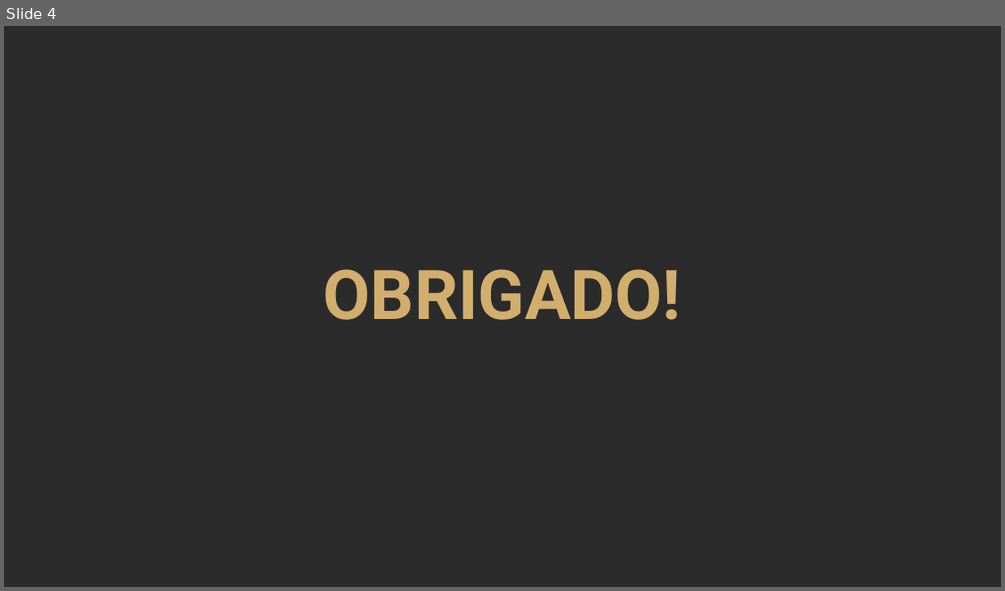
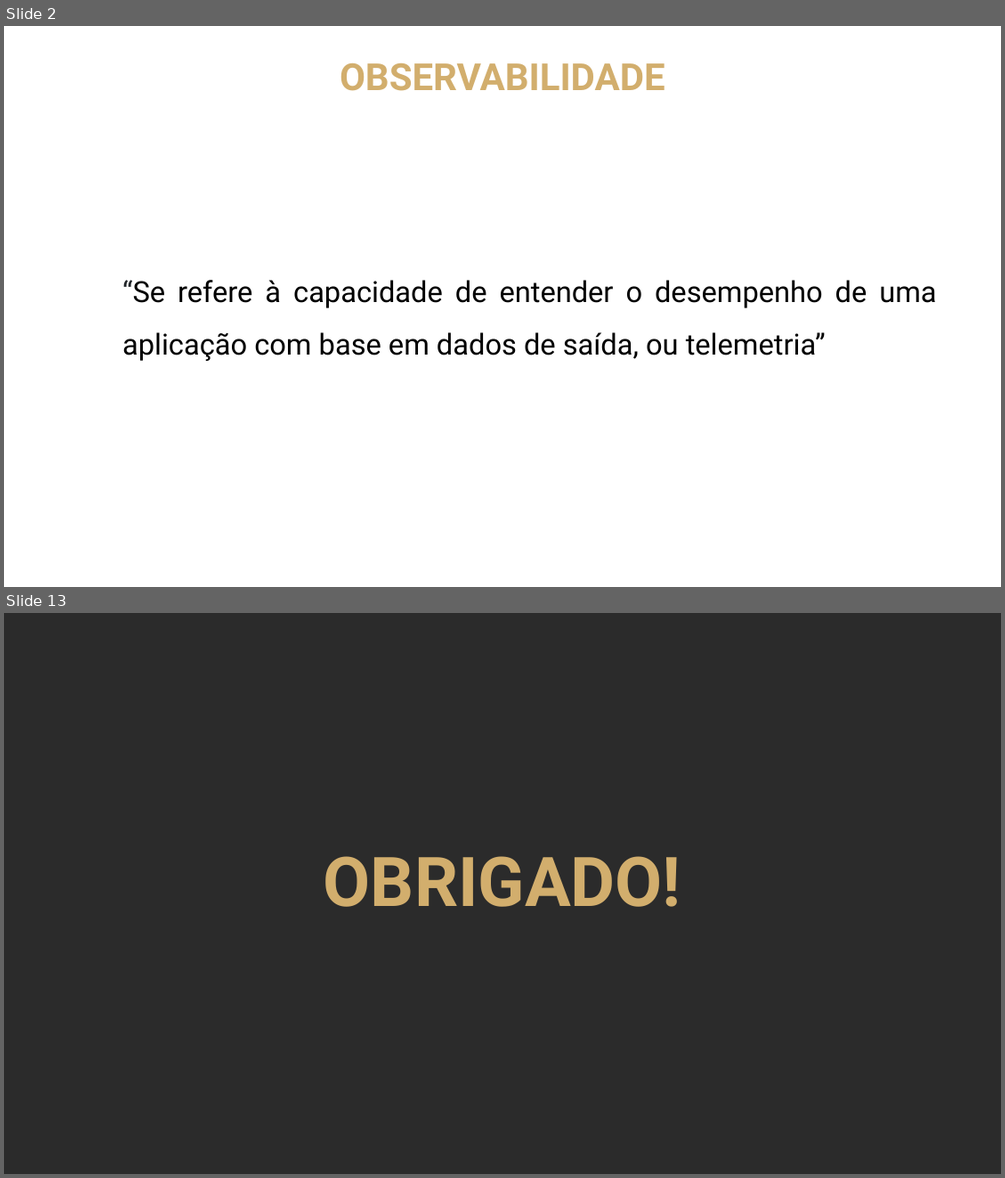
Before and after one commit to MicaelCosta/Observability, a slide deck: infra/template_apresentacao_autoware.pptx. Shown one above the other, each under a label of ours: slide 4 before the commit, slides 2 and 13 after it; the slides between them are not shown. The pictures are 1005x591 and 1005x1178 pixels, drawn with LibreOffice and Linux fonts; fonts in the diff are those of the drawing; background and template pictures are left out; a plain dark background stands for a picture behind light text. Boxes give left, top, right and bottom in pixels: in the first picture for what was removed or moved away, otherwise in the second. Text is boxed around its words. In the diff, an @@ line names an element or a change of style, - is before the commit and + after.

```diff
--- a/infra/template_apresentacao_autoware.pptx
+++ b/infra/template_apresentacao_autoware.pptx
@@ slide 2 added at (4,26,1001,587), background picture (left out) @@
@@ text added at (340,63,665,91), 36 pt, text #D2AE6D, bold @@
+OBSERVABILIDADE
@@ text added at (122,280,936,361), 28 pt, text #000000 @@
+“Se refere à capacidade de entender o desempenho de uma aplicação com base em dados de saída, ou telemetria”
@@ what was slide 4 is now slide 13 @@
```
Also in this commit, not shown: 1 slide changed, 10 other slides added, 2 slides removed, 1 other file.
